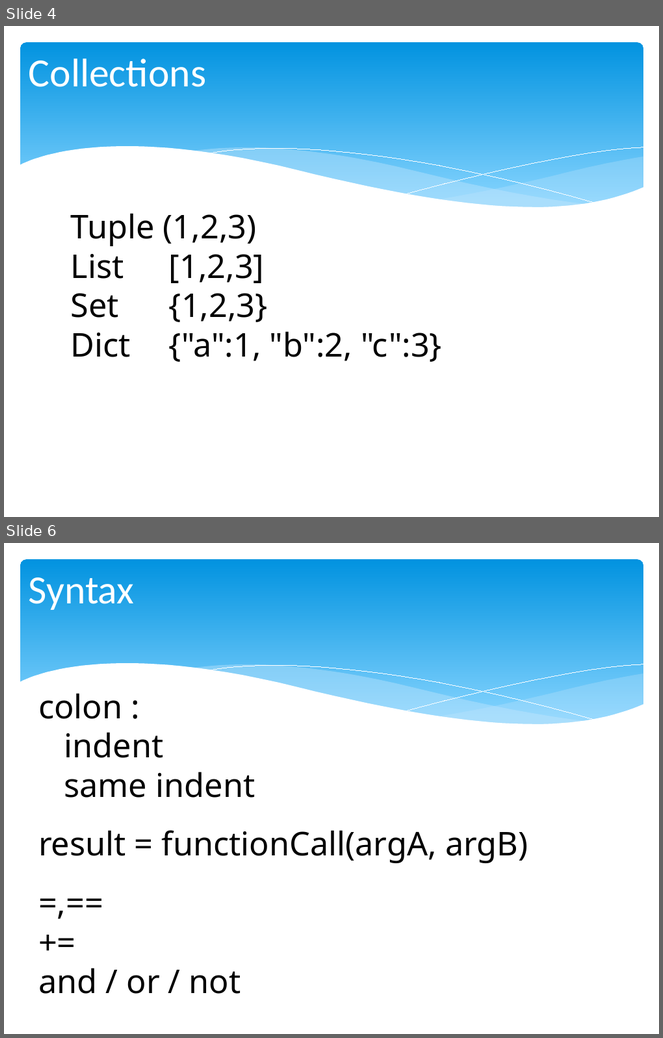
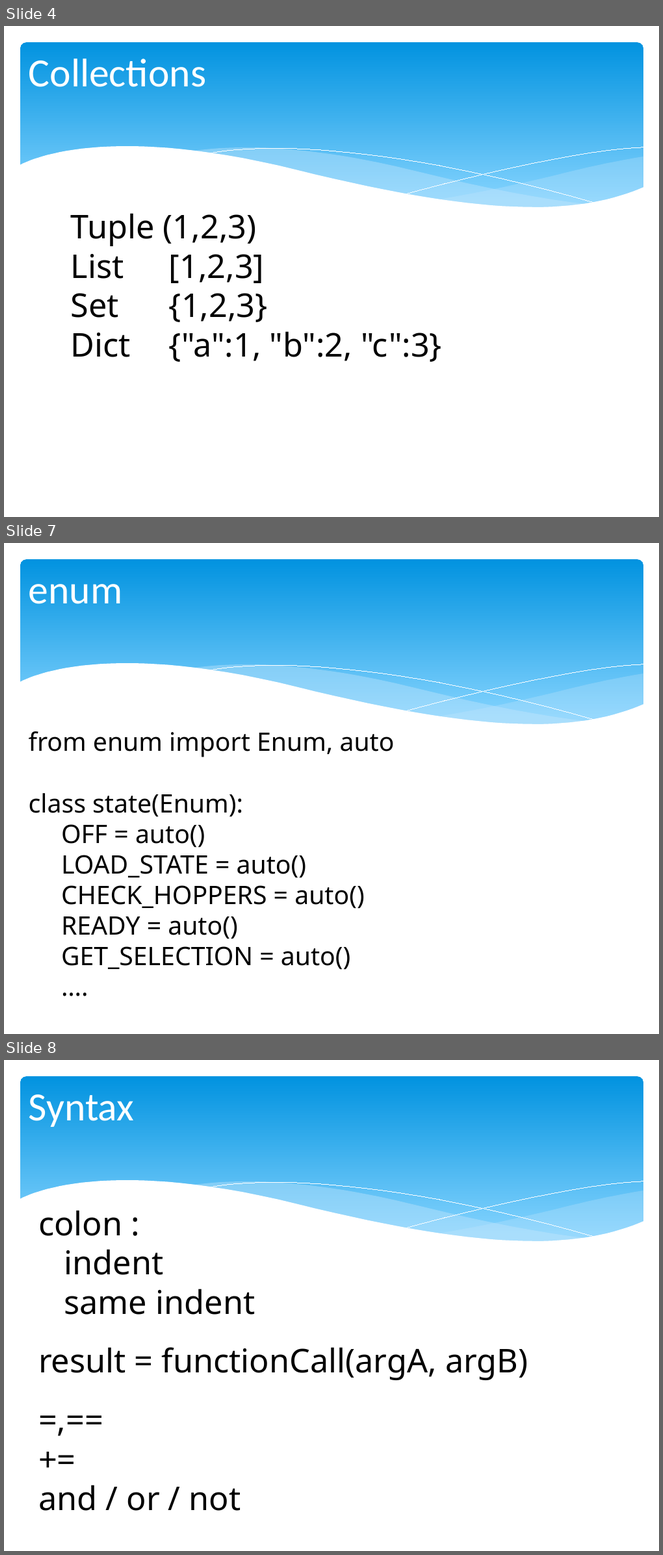
Before and after one commit to chris-turps/QA_Python3, a slide deck: DG_04 The Toolset.pptx. Shown one above the other, each under a label of ours: slides 4 and 6 before the commit, slides 4, 7 and 8 after it; the slides between them are not shown. The pictures are 663x1038 and 663x1555 pixels, drawn with LibreOffice and Linux fonts; fonts in the diff are those of the drawing. Boxes give left, top, right and bottom in pixels: in the first picture for what was removed or moved away, otherwise in the second. Text is boxed around its words. In the diff, an @@ line names an element or a change of style, - is before the commit and + after.

```diff
--- a/DG_04 The Toolset.pptx
+++ b/DG_04 The Toolset.pptx
@@ slide 7 added at (4,543,659,1034), background #FFFFFF; not listed: 6 template elements that a slide beside it also shows @@
@@ title added at (29,584,122,604), 44 pt, text #FFFFFF @@
+enum
@@ text added at (29,731,395,970), 28 pt, text #000000 @@
+from enum import Enum, auto
+class state(Enum):
+OFF = auto()
+LOAD_STATE = auto()
+CHECK_HOPPERS = auto()
+READY = auto()
+GET_SELECTION = auto()
+….
@@ what was slide 6 is now slide 8 @@
```
Also in this commit, not shown: 1 slide changed, 3 other slides added, 3 other files.
